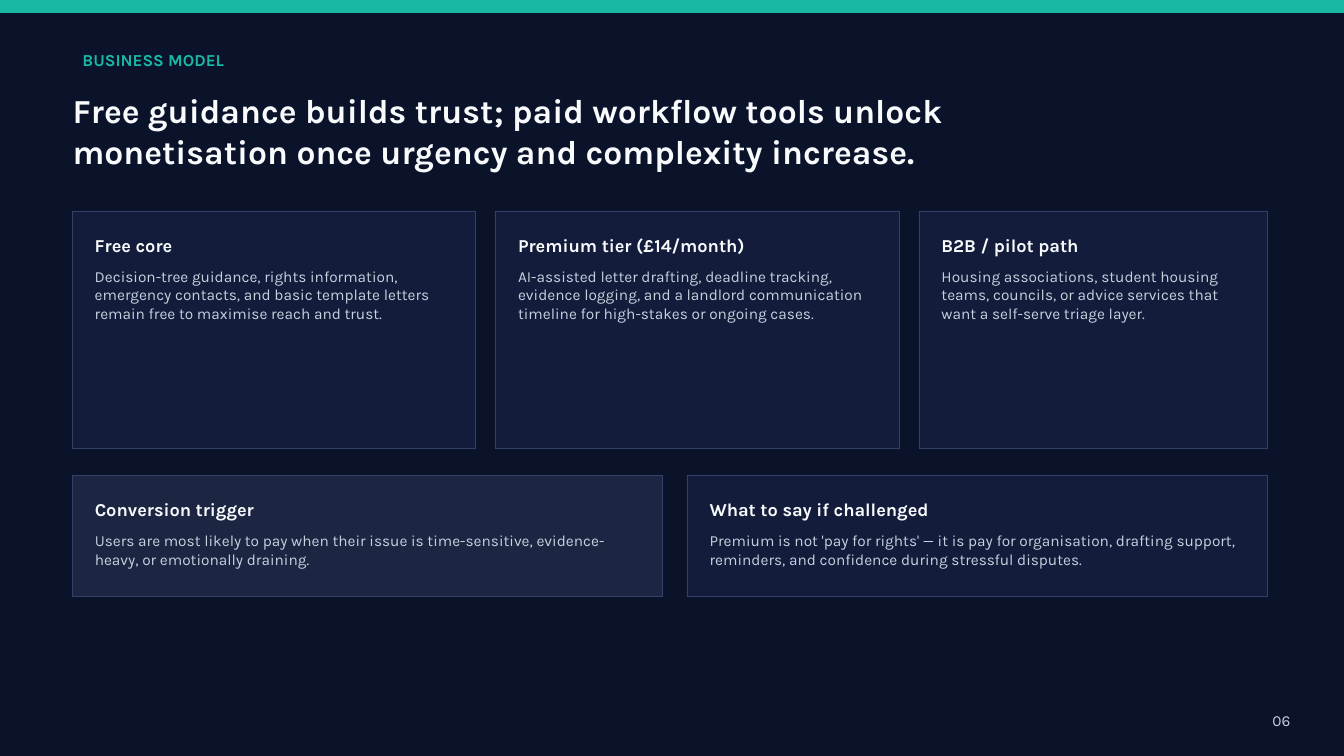
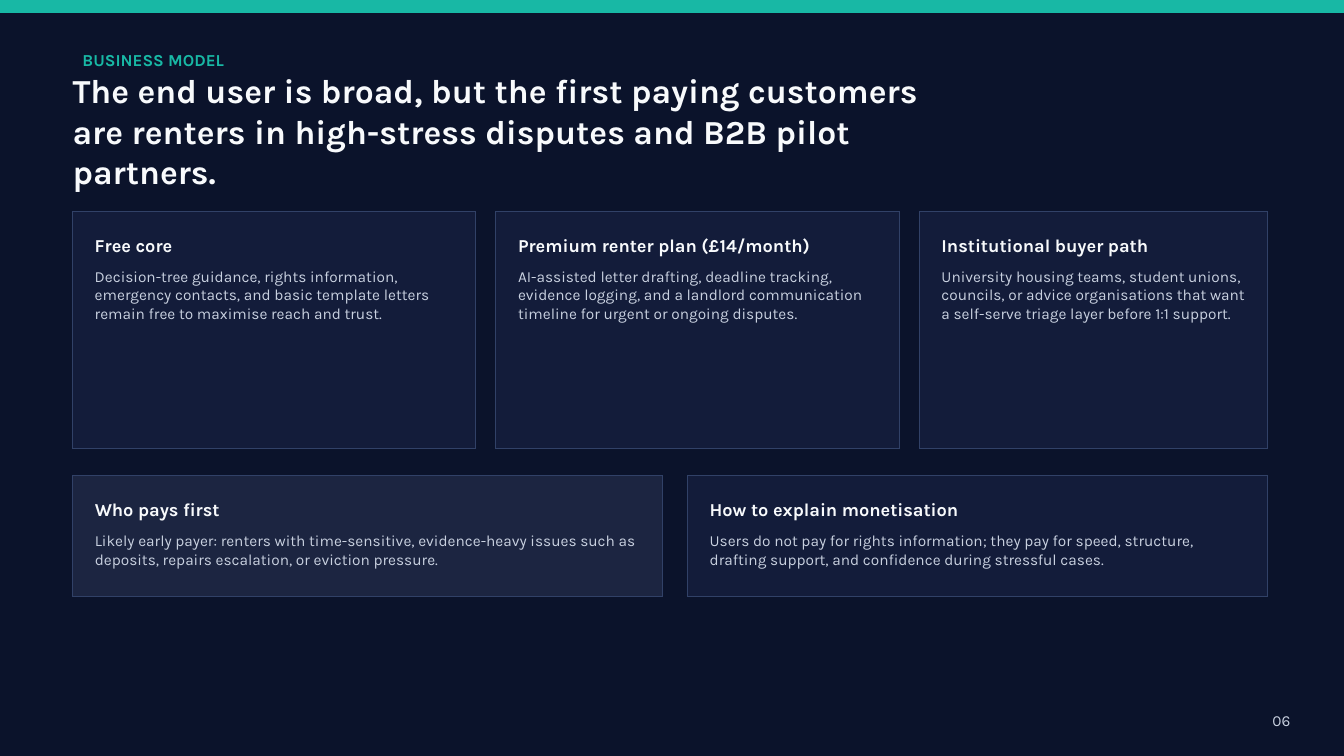
Before and after one commit to gorgectf/RenterShield, a slide deck: slide 6 of public/RenterShield_PitchDeck_Revised.pptx. Drawn at 1344x756 pixels with LibreOffice and Linux fonts; fonts in the diff are those of the drawing. Boxes give left, top, right and bottom in pixels: in the first picture for what was removed or moved away, otherwise in the second. Text is boxed around its words. In the diff, an @@ line names an element or a change of style, - is before the commit and + after.

```diff
--- a/public/RenterShield_PitchDeck_Revised.pptx
+++ b/public/RenterShield_PitchDeck_Revised.pptx
@@ text at [73, 79, 917, 192]: text changed @@
-Free guidance builds trust; paid workflow tools unlock monetisation once urgency and complexity increase.
+The end user is broad, but the first paying customers are renters in high-stress disputes and B2B pilot partners.
@@ text at [518, 238, 810, 257]: text changed @@
-Premium tier (£14/month)
+Premium renter plan (£14/month)
@@ text at [941, 239, 1148, 257]: text changed @@
-B2B / pilot path
+Institutional buyer path
@@ text at [518, 271, 862, 323]: text changed @@
-AI-assisted letter drafting, deadline tracking, evidence logging, and a landlord communication timeline for high-stakes or ongoing cases.
+AI-assisted letter drafting, deadline tracking, evidence logging, and a landlord communication timeline for urgent or ongoing disputes.
@@ text at [941, 271, 1245, 323]: text changed @@
-Housing associations, student housing teams, councils, or advice services that want a self-serve triage layer.
+University housing teams, student unions, councils, or advice organisations that want a self-serve triage layer before 1:1 support.
@@ text at [95, 503, 219, 521]: text changed @@
-Conversion trigger
+Who pays first
@@ text at [710, 503, 958, 521]: text changed @@
-What to say if challenged
+How to explain monetisation
@@ text at [95, 535, 636, 569]: text changed @@
-Users are most likely to pay when their issue is time-sensitive, evidence-heavy, or emotionally draining.
+Likely early payer: renters with time-sensitive, evidence-heavy issues such as deposits, repairs escalation, or eviction pressure.
@@ text at [710, 535, 1194, 569]: text changed @@
-Premium is not 'pay for rights' — it is pay for organisation, drafting support, reminders, and confidence during stressful disputes.
+Users do not pay for rights information; they pay for speed, structure, drafting support, and confidence during stressful cases.
```
Also in this commit, not shown: 5 other slides changed.
